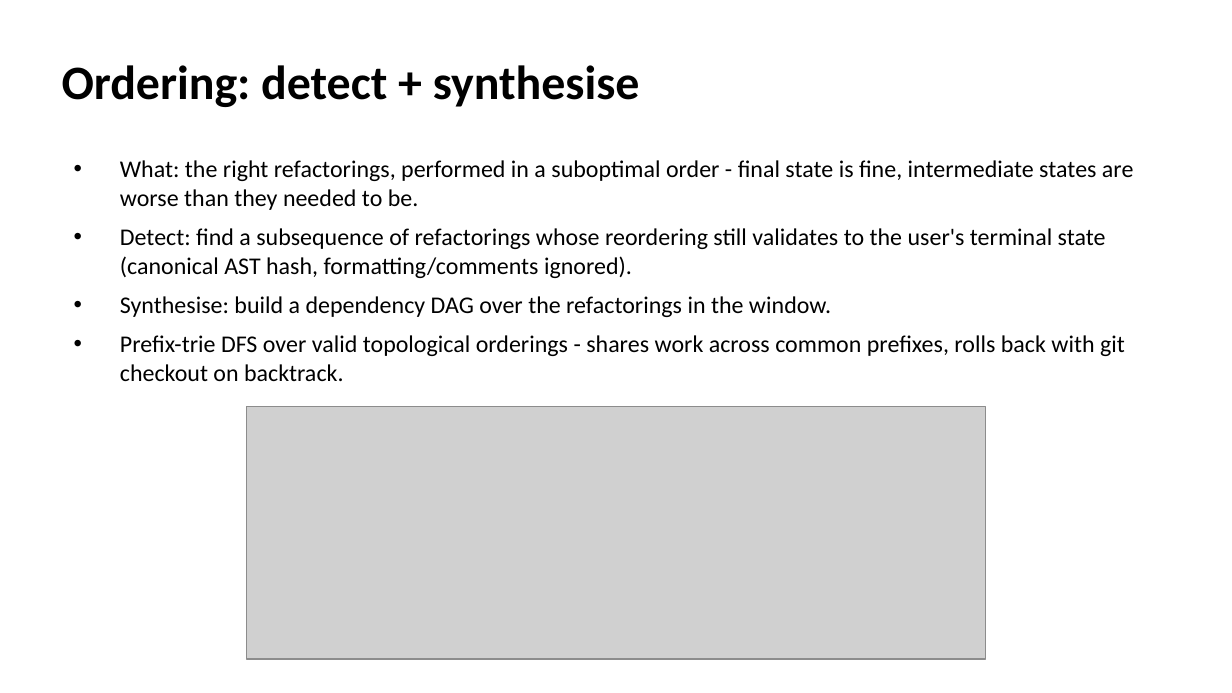
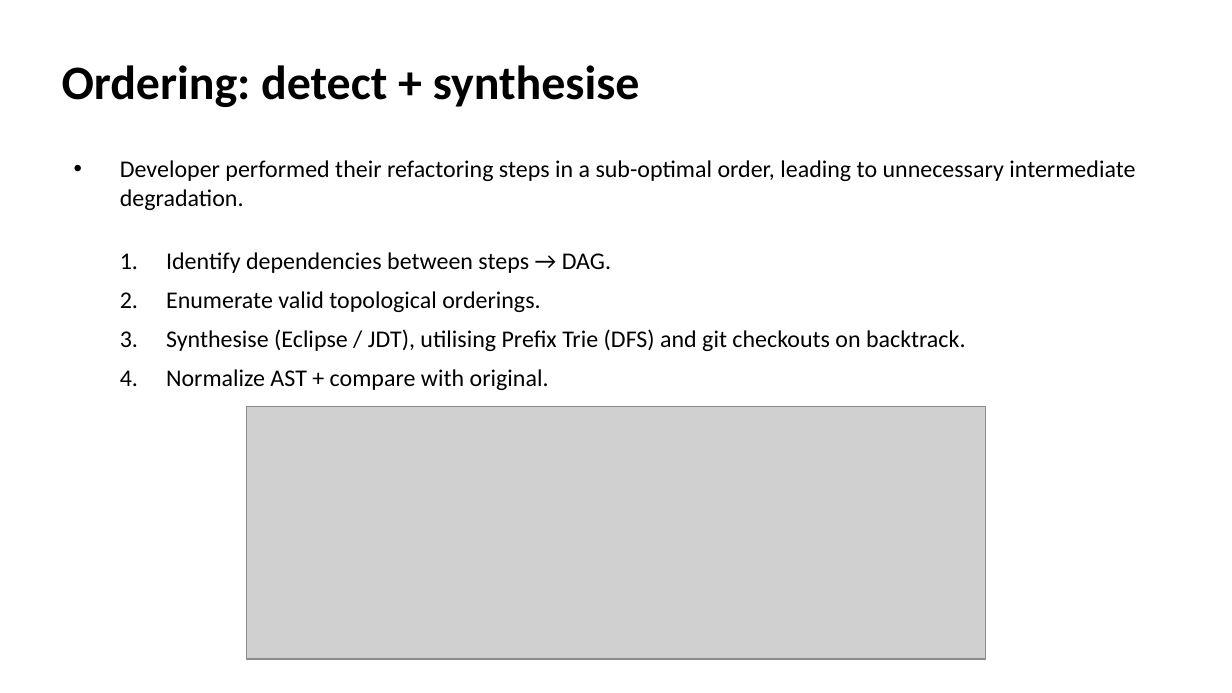
Before and after one commit to EthanHosier/fyp, a slide deck: slide 10 of presentation/slides.pptx. Drawn at 1232x693 pixels with LibreOffice and Linux fonts; fonts in the diff are those of the drawing; grey boxes stand for pictures. Boxes give left, top, right and bottom in pixels: in the first picture for what was removed or moved away, otherwise in the second. Text is boxed around its words. In the diff, an @@ line names an element or a change of style, - is before the commit and + after.

Commit message:
feat: finalise the divergence slides

```diff
--- a/presentation/slides.pptx
+++ b/presentation/slides.pptx
@@ text at (x1=120, y1=160, x2=1135, y2=390): text changed @@
-• What: the right refactorings, performed in a suboptimal order - final state is fine, intermediate states are worse than they needed to be.
-• Detect: find a subsequence of refactorings whose reordering still validates to the user's terminal state (canonical AST hash, formatting/comments ignored).
-• Synthesise: build a dependency DAG over the refactorings in the window.
-• Prefix-trie DFS over valid topological orderings - shares work across common prefixes, rolls back with git checkout on backtrack.
+• Developer performed their refactoring steps in a sub-optimal order, leading to unnecessary intermediate degradation.
+  1. Identify dependencies between steps → DAG.
+  2. Enumerate valid topological orderings.
+  3. Synthesise (Eclipse / JDT), utilising Prefix Trie (DFS) and git checkouts on backtrack.
+  4. Normalize AST + compare with original.
```
Also in this commit, not shown: 6 other slides changed, 5 slides added, 1 slide removed, 1 other file.
